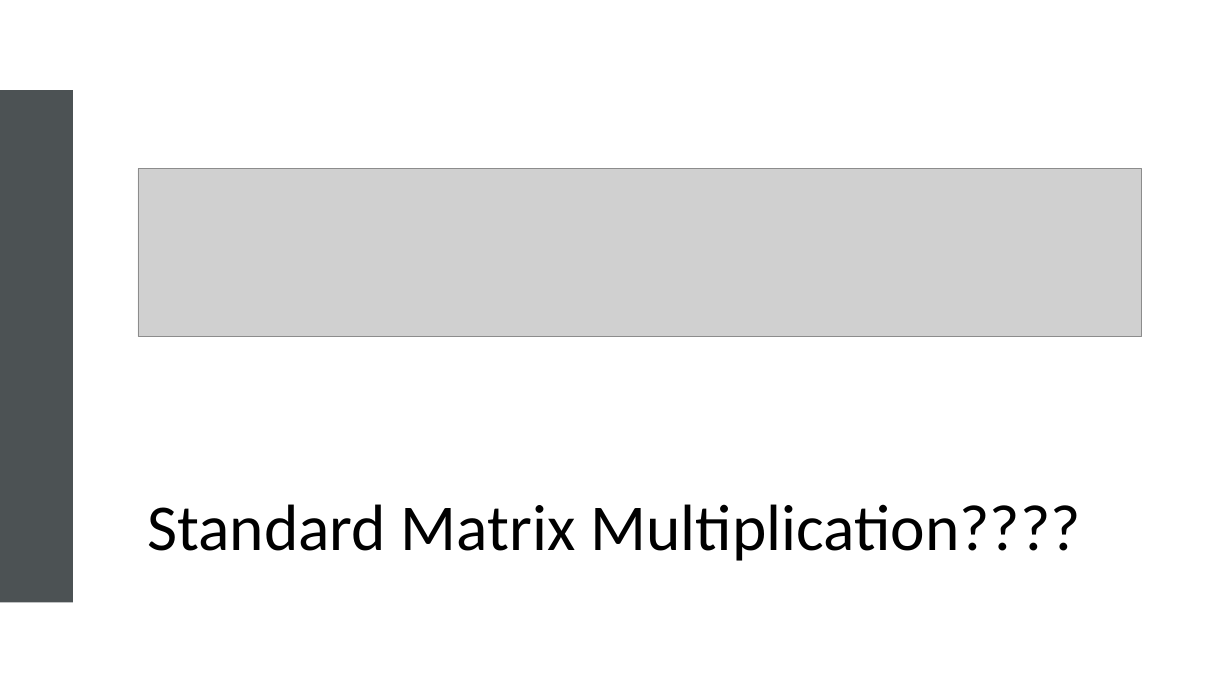
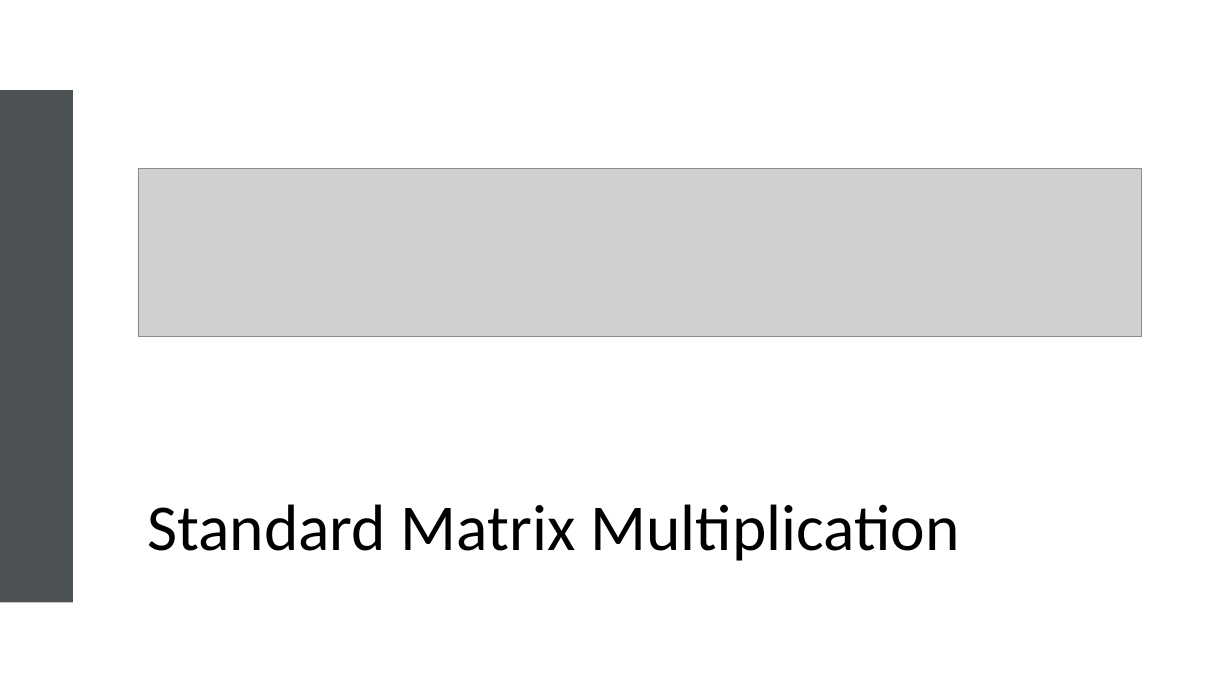
Before and after one commit to Jeffchen54/Linear-Definitions-and-Theorems, a slide deck: slide 20 of Unit 3-4 Theorems.pptx (slide 19 before the commit). Drawn at 1232x693 pixels with LibreOffice and Linux fonts; fonts in the diff are those of the drawing; grey boxes stand for pictures. Boxes give left, top, right and bottom in pixels: in the first picture for what was removed or moved away, otherwise in the second. Text is boxed around its words. In the diff, an @@ line names an element or a change of style, - is before the commit and + after.

```diff
--- a/Unit 3-4 Theorems.pptx
+++ b/Unit 3-4 Theorems.pptx
@@ title at [147,504,959,561]: text changed @@
-Standard Matrix Multiplication????
+Standard Matrix Multiplication
```
Also in this commit, not shown: 1 other slide changed, 4 slides added, 1 slide removed, 1 other file.
